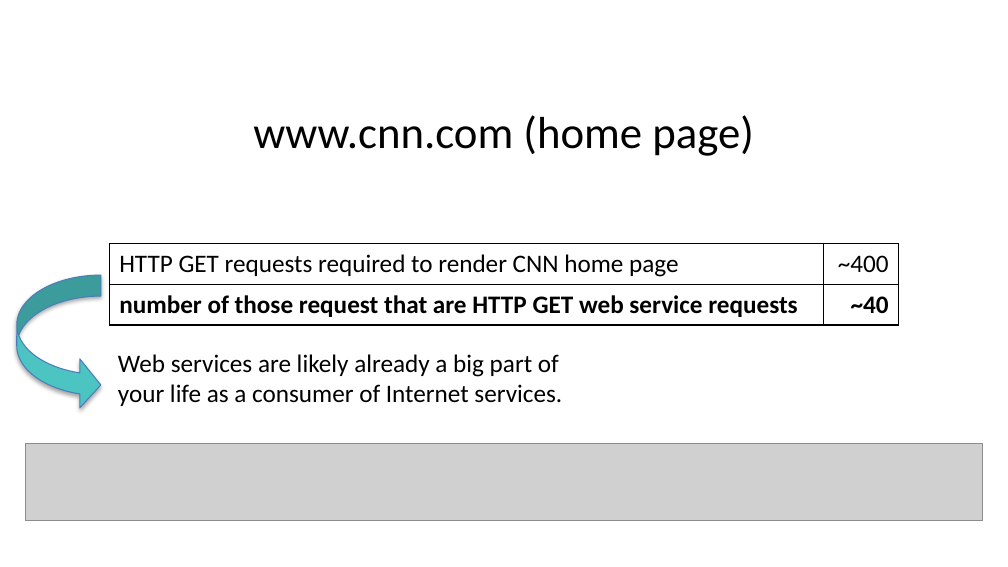
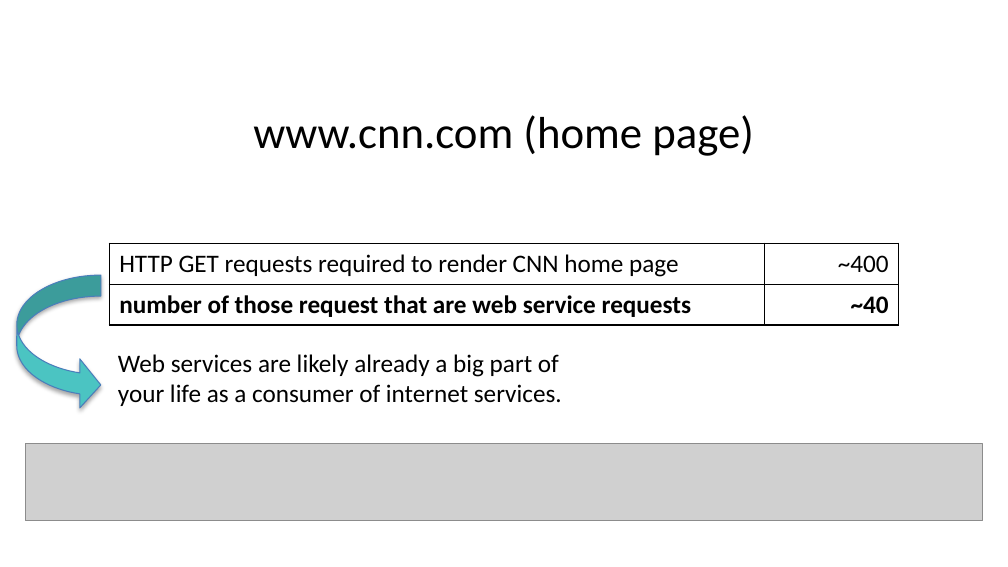
Before and after one commit to ghsmith/hladpb1, a slide deck: slide 7 of Hot_Topic_Analytics_and_Algorithms_Web_Based_Clinical_Decision_Support.pptx. Drawn at 1008x567 pixels with LibreOffice and Linux fonts; fonts in the diff are those of the drawing; grey boxes stand for pictures; background and template pictures are left out. Boxes give left, top, right and bottom in pixels: in the first picture for what was removed or moved away, otherwise in the second. Text is boxed around its words. In the diff, an @@ line names an element or a change of style, - is before the commit and + after.

Commit message:
Presentation update.

```diff
--- a/Hot_Topic_Analytics_and_Algorithms_Web_Based_Clinical_Decision_Support.pptx
+++ b/Hot_Topic_Analytics_and_Algorithms_Web_Based_Clinical_Decision_Support.pptx
@@ table at <box>109,243,898,325</box> @@
-row 2, column 1: number of those request that are HTTP GET web service requests
+row 2, column 1: number of those request that are web service requests
@@ text at <box>118,354,562,406</box>: text changed @@
-Web services are likely already a big part of your life as a consumer of Internet services.
+Web services are likely already a big part of your life as a consumer of internet services.
```
